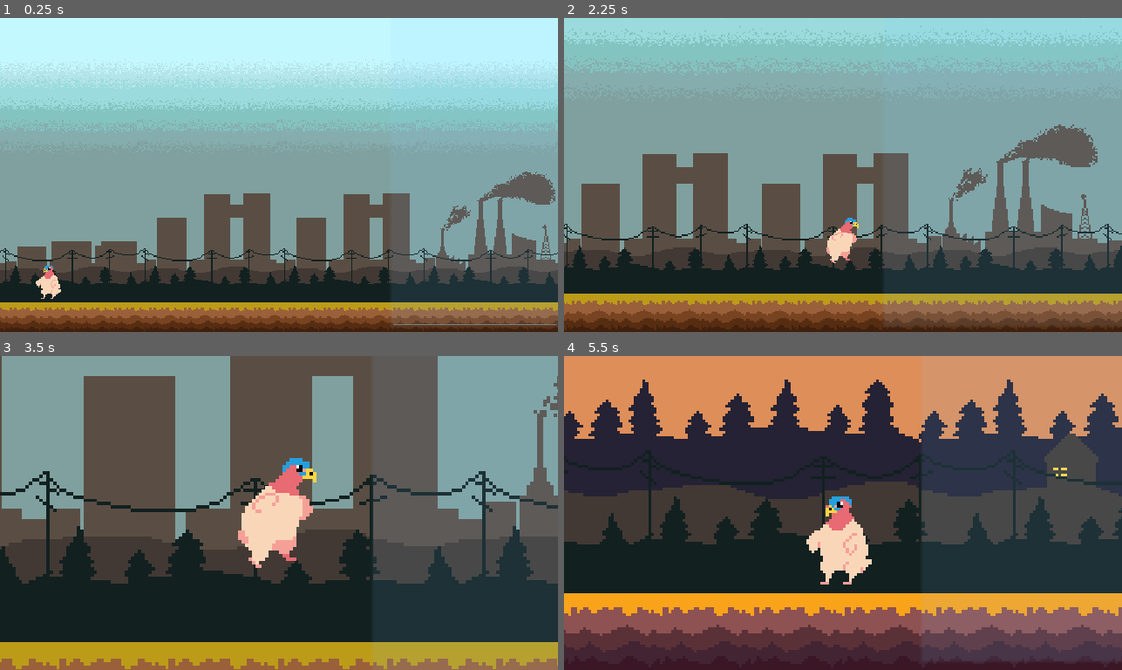
Above: before the commit, frames 1-4 (two rows, left to right).
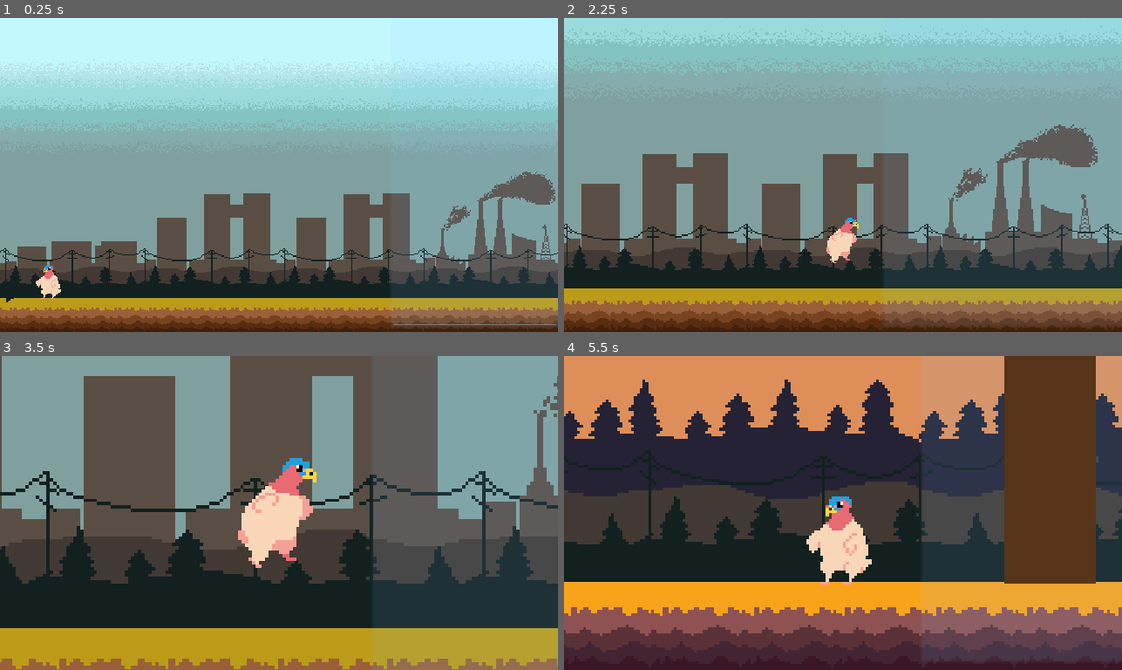
Above: after the commit, the same moments.

Repository: Kingslayer059/devlup-jam-2026
Game: Godot game, scene res://scenes/levels/level4.tscn
The game is run twice, just before and just after one commit, with the same random seed, the same clock (stepped at 60 frames per second) and the same inputs. This scene is started directly instead of the project's main scene.
Inputs:
- Up to frame 1 (0.25 s): no input
- Up to frame 2 (2.25 s): hold Right (move_right) 0.53-2.03 s; tap E (interact) at 0.6 s; tap Space (jump) at 0.77, 1.52 s; tap A (move) at 1.35 s; hold S (climb_down) from 2.03 s (still down); hold T (time_swap) from 2.03 s (still down)
- Up to frame 3 (3.5 s): release S (climb_down) at 2.78 s; release T (time_swap) at 2.78 s; hold Right (move_right) from 2.78 s (still down); tap E (interact) at 2.85 s; tap Space (jump) at 3.02 s
- Up to frame 4 (5.5 s): hold A (move) 3.53-4.28 s; tap Space (jump) at 3.77, 4.52 s; release Right (move_right) at 4.28 s; tap T (time_swap) at 4.35 s; hold Right (move_right) from 5.03 s (still down); tap E (interact) at 5.1 s

The runs differ from the first frame. In frame 1, 1.4% of the frame differs, in the area x 0-100%, y 89-91%; in frame 2, 1.7%; in frame 3, 4.4%; in frame 4, 15%, in the area x 0-100%, y 0-76%.

Commit message:
Final Changes

Diff:
--- a/scenes/levels/level2.tscn
+++ b/scenes/levels/level2.tscn
@@ -39,6 +39,7 @@
 bridge_present_tileset = NodePath("Present/BridgeTileMap")
 
 [node name="Past" type="Node2D" parent="TimeSwap" unique_id=1157280643]
+visible = false
 
 [node name="BackgroundTilemap" parent="TimeSwap/Past" unique_id=899568984 instance=ExtResource("5_oyk6k")]
 tile_map_data = PackedByteArray("AAADABAAAAABAAEAAAALABAAAAABAAEAAAATABAAAAAAAAEAAAAbABAAAAABAAEAAAAjABAAAAABAAEAAAArAB …(560 unchanged characters)…
@@ -55,7 +56,6 @@
 collision_enabled = false
 
 [node name="Present" type="Node2D" parent="TimeSwap" unique_id=130517471]
-visible = false
 
 [node name="BackgroundTilemap" parent="TimeSwap/Present" unique_id=628563992 instance=ExtResource("5_oyk6k")]
 tile_map_data = PackedByteArray("AAADABAAAQAAAAEAAAALABAAAQAAAAEAAAATABAAAQABAAEAAAAbABAAAQACAAEAAAAjABAAAQAAAAEAAAArAB …(544 unchanged characters)…
--- a/scenes/levels/level4.tscn
+++ b/scenes/levels/level4.tscn
@@ -35,12 +35,14 @@
 [node name="AudioStreamPlayerSFX" type="AudioStreamPlayer2D" parent="." unique_id=2010632993]
 unique_name_in_owner = true
 
-[node name="TimeSwap" type="Node2D" parent="." unique_id=589447521 node_paths=PackedStringArray("past", "present", "past_tileset", "present_tileset")]
+[node name="TimeSwap" type="Node2D" parent="." unique_id=589447521 node_paths=PackedStringArray("past", "present", "past_tileset", "present_tileset", "bridge_past_tileset", "bridge_present_tileset")]
 script = ExtResource("4_f62st")
 past = NodePath("Past")
 present = NodePath("Present")
 past_tileset = NodePath("Past/MainTileMapPast")
 present_tileset = NodePath("Present/MainTileMapPresent")
+bridge_past_tileset = NodePath("Past/BridgeTileMap")
+bridge_present_tileset = NodePath("Present/BridgeTileMap")
 
 [node name="Past" type="Node2D" parent="TimeSwap" unique_id=1157280643]
 visible = false
@@ -53,7 +55,8 @@
 collision_enabled = false
 
 [node name="KeyGate" parent="TimeSwap/Past" unique_id=1522181517 instance=ExtResource("8_4vryo")]
-position = Vector2(398, 259)
+z_index = 1
+position = Vector2(396, 260)
 collision_layer = 16
 
 [node name="BackgroundTilemap" parent="TimeSwap/Past" unique_id=899568984 instance=ExtResource("8_xx6b8")]
--- a/scenes/levels/level5.tscn
+++ b/scenes/levels/level5.tscn
@@ -31,11 +31,11 @@
 stream_1/stream = ExtResource("3_vnf24")
 stream_1/volume = 0.0
 
-[sub_resource type="RectangleShape2D" id="RectangleShape2D_ngf84"]
+[sub_resource type="RectangleShape2D" id="RectangleShape2D_po1mw"]
 resource_local_to_scene = true
 size = Vector2(378.5, 184.00003)
 
-[node name="Level3" type="Node2D" unique_id=631564884]
+[node name="Level5" type="Node2D" unique_id=631564884]
 script = ExtResource("1_lsgss")
 
 [node name="AudioStreamPlayer" type="AudioStreamPlayer" parent="." unique_id=2087684283]
--- /dev/null
+++ b/scenes/main/background/background.tscn
@@ -0,0 +1,8 @@
+[gd_scene format=3 uid="uid://dn60slc84plxt"]
+
+[ext_resource type="Texture2D" uid="uid://h00cj1eort3d" path="res://scenes/main/background/thanks_for_playing5.png" id="1_f0jvp"]
+
+[node name="Background" type="TextureRect" unique_id=1912225987]
+offset_right = 40.0
+offset_bottom = 40.0
+texture = ExtResource("1_f0jvp")
--- a/scenes/main/game_manager.gd
+++ b/scenes/main/game_manager.gd
@@ -14,3 +14,5 @@
 func _on_feather_collect() -> void:
 	var level_number: int = Global.collected_collectibles + 1
 	get_tree().call_deferred("change_scene_to_file", "res://scenes/levels/level%d.tscn" % level_number)
+	if level_number >= 6:
+		get_tree().call_deferred("change_scene_to_file", "res://scenes/main/background/background.tscn")
--- a/scenes/tilemap/background_tilemap.tscn
+++ b/scenes/tilemap/background_tilemap.tscn
@@ -939,4 +939,5 @@
 sources/1 = SubResource("TileSetAtlasSource_rmsu6")
 
 [node name="BackgroundTilemap" type="TileMapLayer" unique_id=899568984]
+z_index = -1
 tile_set = SubResource("TileSet_27sdg")
Not shown, changed: export_presets.cfg
Not shown: 1 places in scenes/levels/level5.tscn that only renumber resources
Binary file added: scenes/main/background/thanks_for_playing5.png
Not shown, added: scenes/main/background/thanks_for_playing5.png.import
